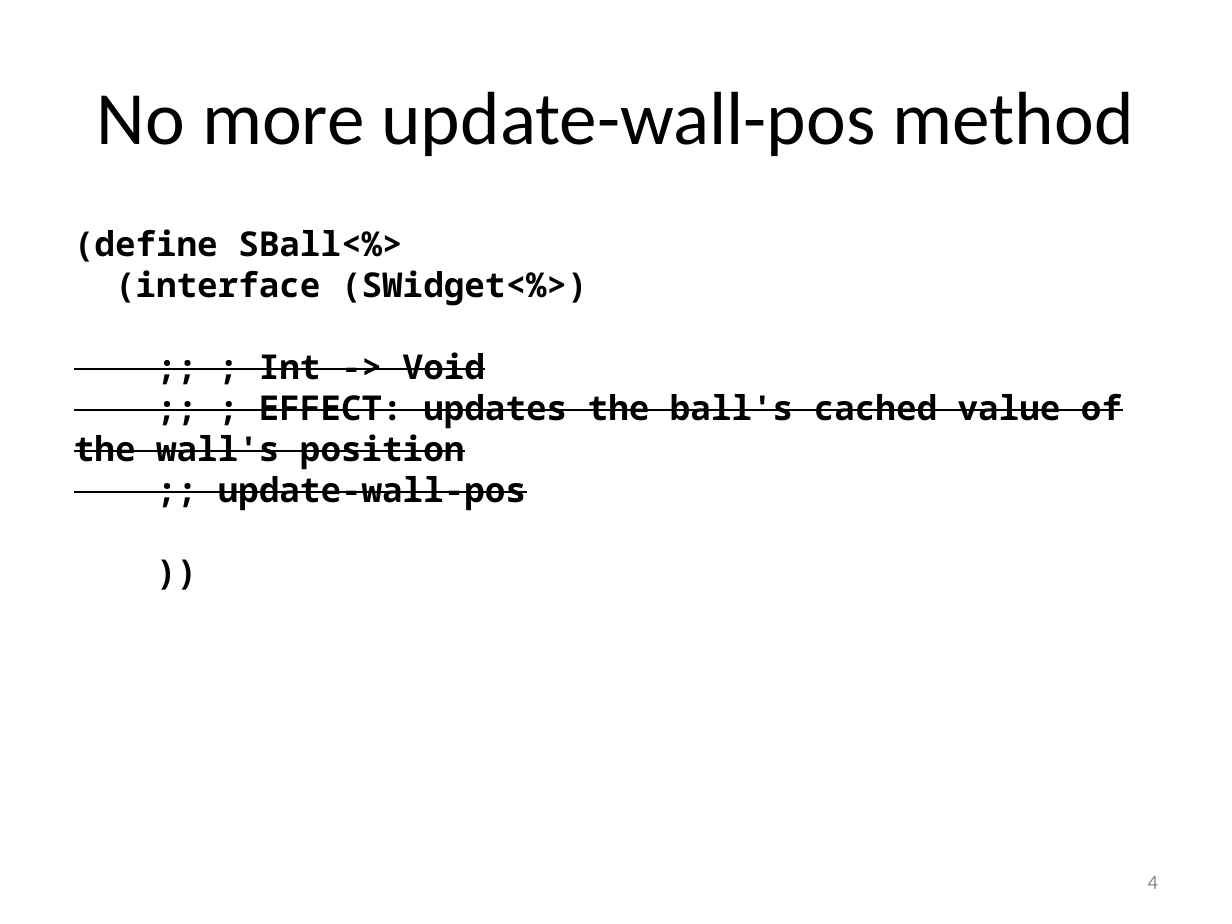
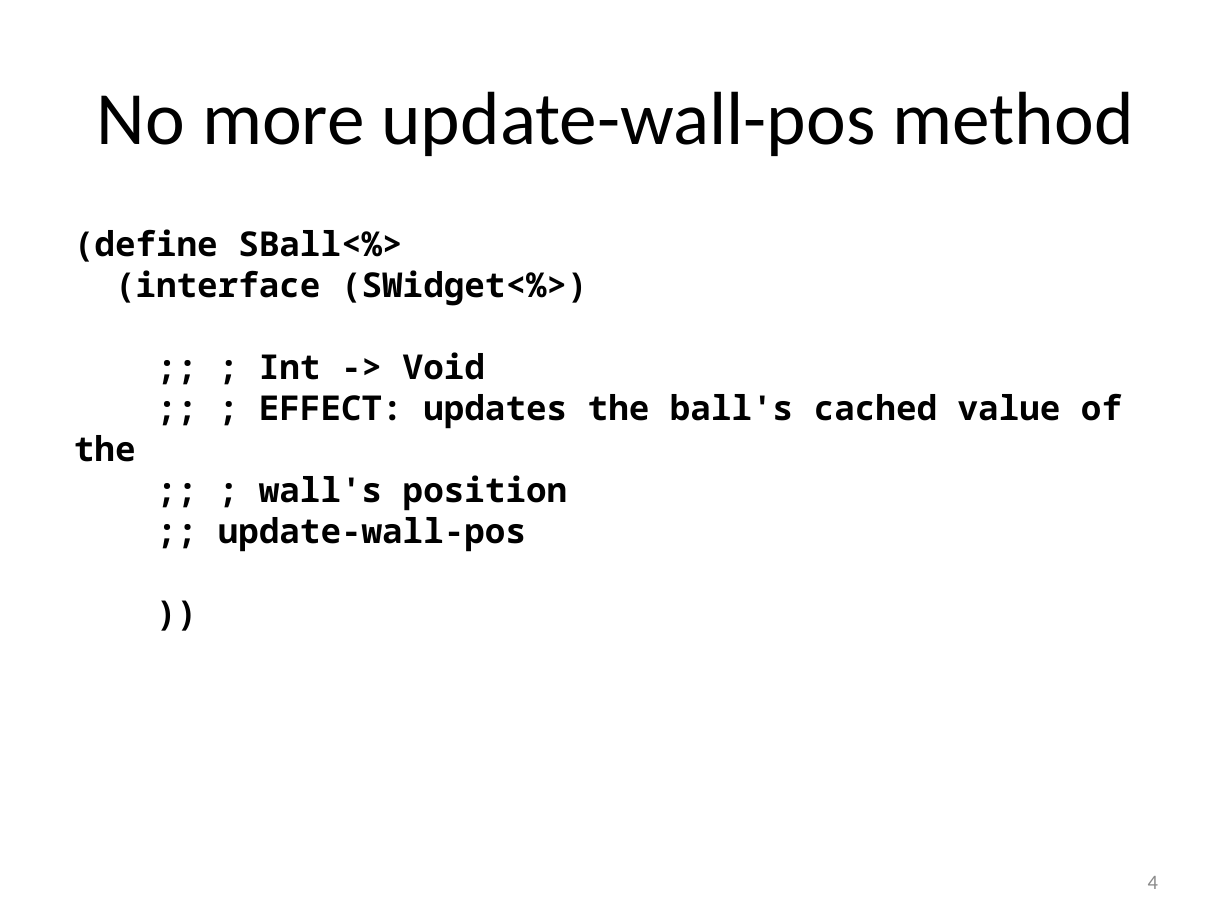
Before and after one commit to mwand/cs5010f16, a slide deck: slide 4 of Slides/Lesson 10.8 Callbacks and Interacting Objects.pptx. Drawn at 1232x924 pixels with LibreOffice and Linux fonts; fonts in the diff are those of the drawing. Boxes give left, top, right and bottom in pixels: in the first picture for what was removed or moved away, otherwise in the second. Text is boxed around its words. In the diff, an @@ line names an element or a change of style, - is before the commit and + after.

```diff
--- a/Slides/Lesson 10.8 Callbacks and Interacting Objects.pptx
+++ b/Slides/Lesson 10.8 Callbacks and Interacting Objects.pptx
@@ text at [218, 352, 526, 552]: strikethrough off in ";; ; Int -> Void", ";; update-wall-pos" @@
@@ text at [259, 393, 1122, 511]: text changed @@
-;; ; EFFECT: updates the ball's cached value of the wall's position
+;; ; EFFECT: updates the ball's cached value of the
+;; ; wall's position
```
Also in this commit, not shown: 8 other slides changed, 8 other files.
